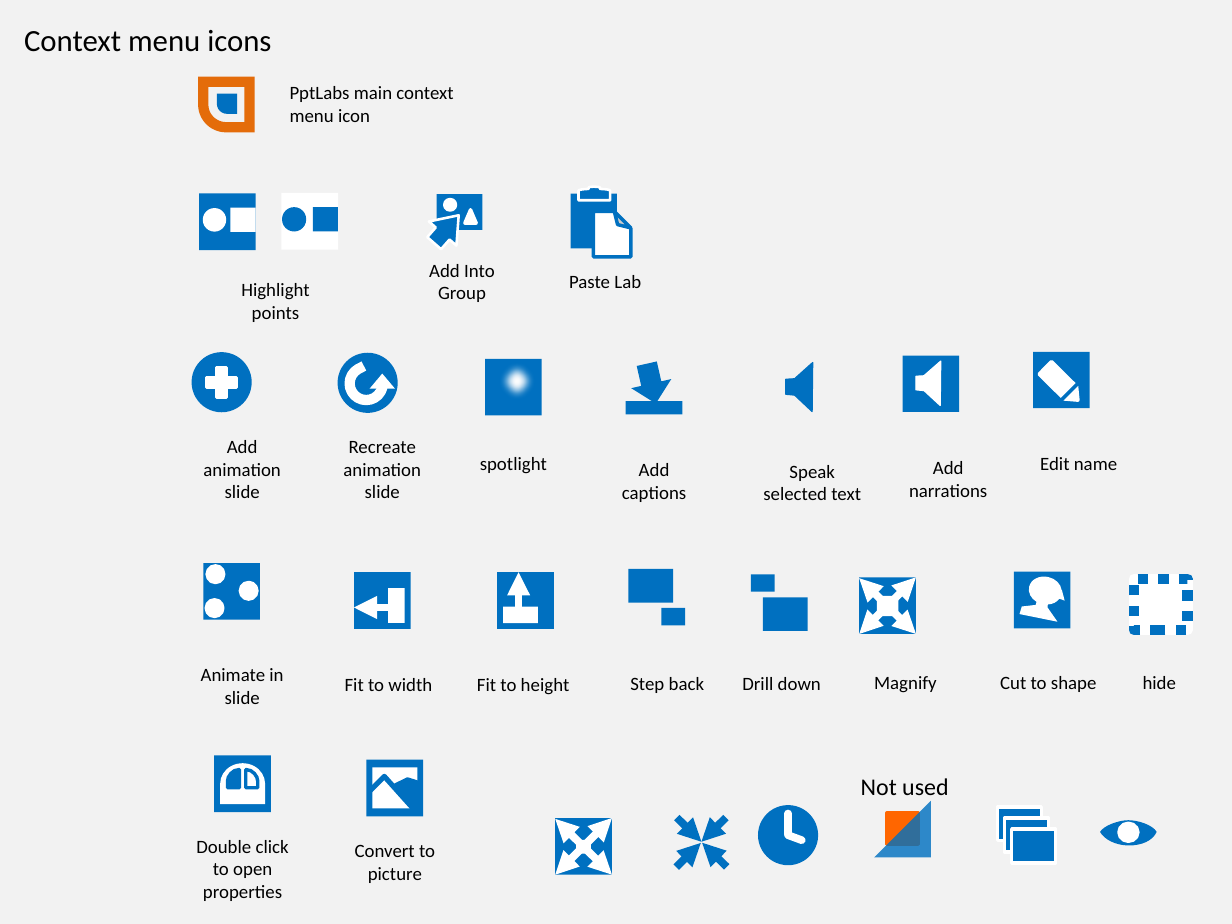
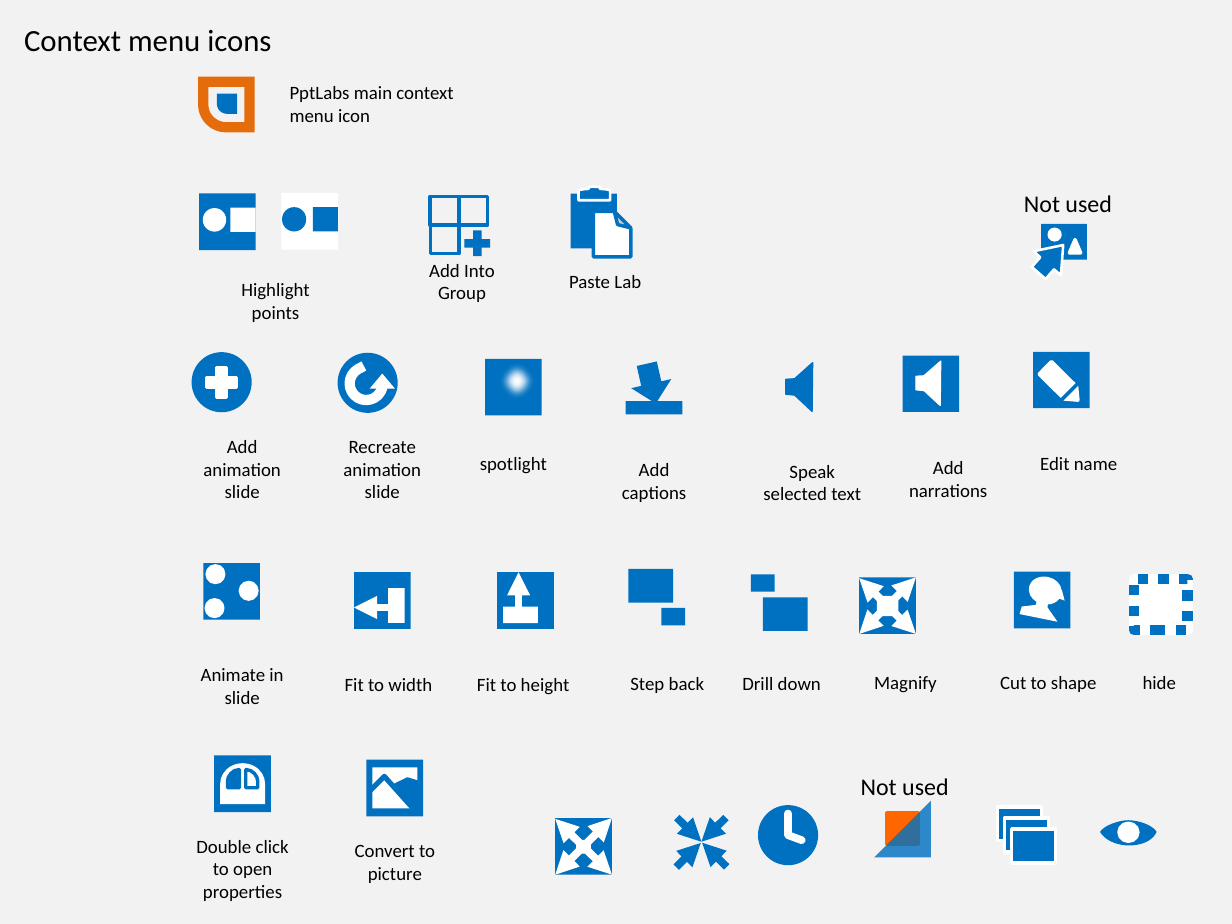
Before and after one commit to PowerPointLabs/PowerPointLabs, a slide deck: slide 8 of doc/Icons.pptx. Drawn at 1232x924 pixels with LibreOffice and Linux fonts; fonts in the diff are those of the drawing. Boxes give left, top, right and bottom in pixels: in the first picture for what was removed or moved away, otherwise in the second. Text is boxed around its words. In the diff, an @@ line names an element or a change of style, - is before the commit and + after.

```diff
--- a/doc/Icons.pptx
+++ b/doc/Icons.pptx
@@ text added at [1024,195,1112,212], 14 pt, text #000000 @@
+Not used
@@ group added at [430,196,490,256]: 3 rectangles, 1 plus @@
@@ 1 rectangle, 1 ellipse, 1 triangle, 1 right arrow: place and size @@
-1 rectangle, 1 ellipse, 1 triangle, 1 right arrow at [420,193,482,255]
+1 rectangle, 1 ellipse, 1 triangle, 1 right arrow at [1025,224,1087,285]
```
Also in this commit, not shown: 1 other file.
